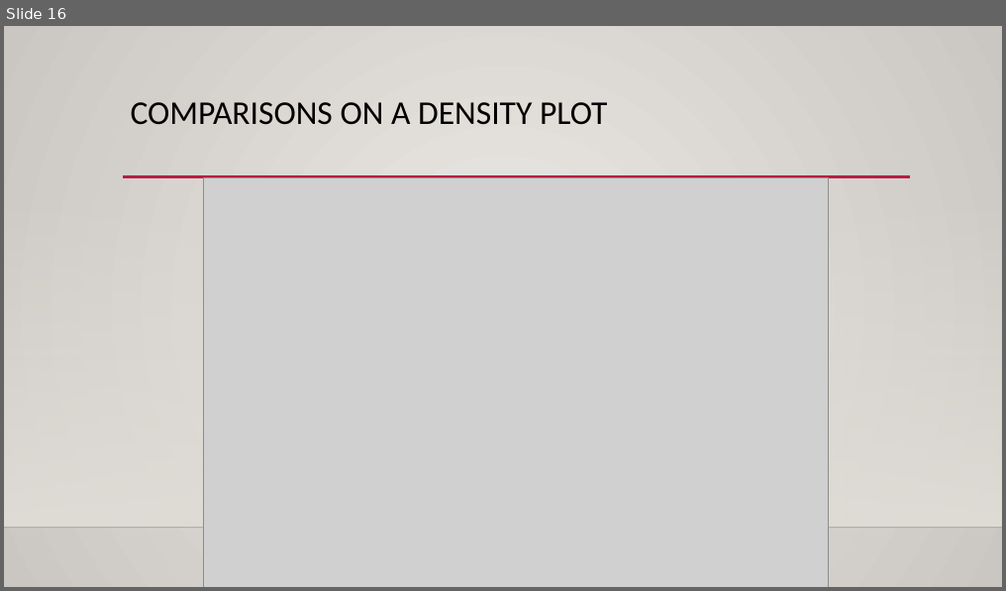
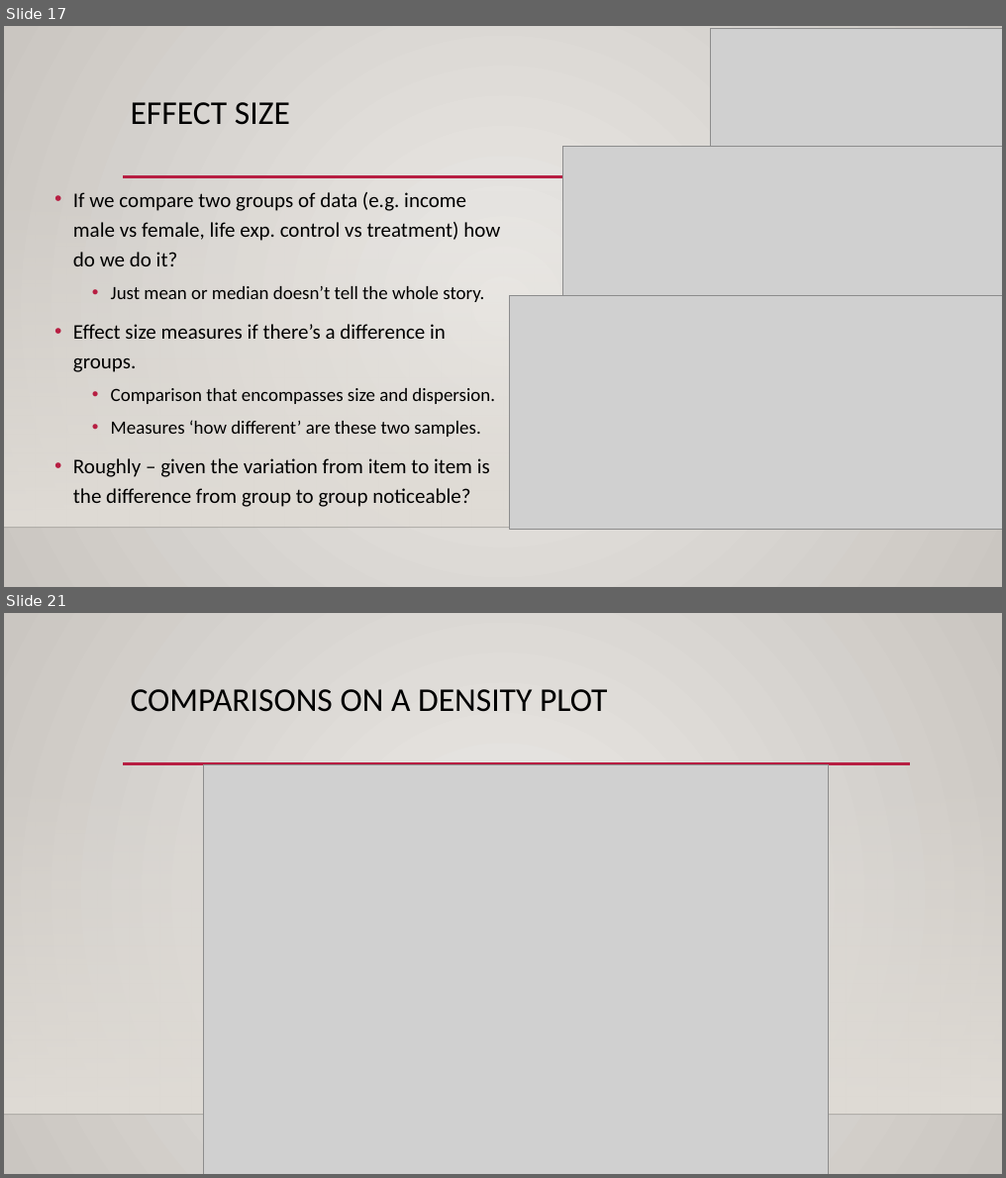
Before and after one commit to SedemSetor/Basic_Stats_in_Python_Student_Repository, a slide deck: reference_material/slides/003_Distribution_Basics.pptx. Shown one above the other, each under a label of ours: slide 16 before the commit, slides 17 and 21 after it; the slides between them are not shown. The pictures are 1006x591 and 1006x1178 pixels, drawn with LibreOffice and Linux fonts; fonts in the diff are those of the drawing; grey boxes stand for pictures; background and template pictures are left out. Boxes give left, top, right and bottom in pixels: in the first picture for what was removed or moved away, otherwise in the second. Text is boxed around its words. In the diff, an @@ line names an element or a change of style, - is before the commit and + after.

```diff
--- a/reference_material/slides/003_Distribution_Basics.pptx
+++ b/reference_material/slides/003_Distribution_Basics.pptx
@@ slide 17 added at [4,26,1002,587], background gradient #ECEAE7 to #CAC7C1; not listed: 3 template elements that a slide beside it also shows @@
@@ picture added at [711,28,1002,147] @@
@@ title added at [131,102,290,125], 32 pt, text #000000 @@
+EFFECT SIZE
@@ picture added at [563,147,1002,296] @@
@@ text added at [73,192,500,507], 20 pt, text #000000 @@
+• If we compare two groups of data (e.g. income male vs female, life exp. control vs treatment) how do we do it?
+  • Just mean or median doesn’t tell the whole story.
+• Effect size measures if there’s a difference in groups.
+  • Comparison that encompasses size and dispersion.
+  • Measures ‘how different’ are these two samples.
+• Roughly – given the variation from item to item is the difference from group to group noticeable?
@@ picture added at [509,296,1002,529] @@
@@ what was slide 16 is now slide 21 @@
```
Also in this commit, not shown: 8 slides changed, 9 other slides added, 2 other files.
